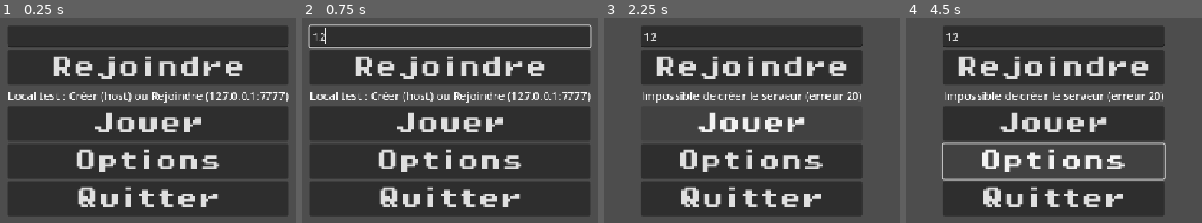
Above: before the commit, frames 1-4 (left to right).
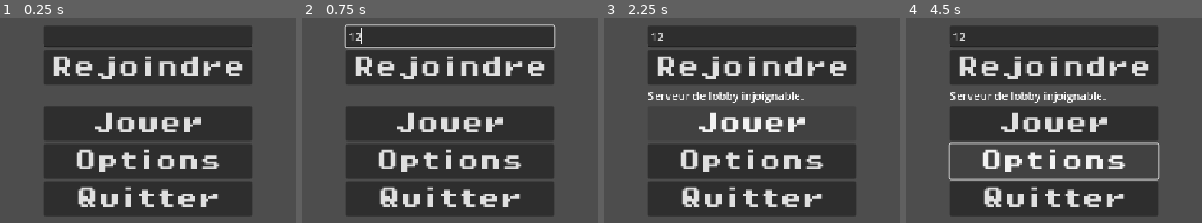
Above: after the commit, the same moments.

Repository: LoicB21337/Jeu-Sae5
Game: Godot game, scene res://Scenes/main_menu.tscn
Same seed, same stepped clock (60 frames per second), same inputs: the game is played once before the commit and once after it.
Inputs (mouse positions are in pixels of both pictures, inside the frame that each line leads up to):
- Up to frame 1 (0.25 s): no input
- Up to frame 2 (0.75 s): click (450, 36) at 0.52 s; type "12" at 0.6 s
- Up to frame 3 (2.25 s): click "Rejoindre" at 1.25 s; click "Jouer" at 2 s
- Up to frame 4 (4.5 s): click "Jouer" at 2.75 s; click "Options" at 3.5 s; hold Right (right) from 4.28 s (still down); hold E (interact) from 4.28 s (still down)

The runs differ from the first frame. In frame 1, 19% of the frame differs, in the area x 2-98%, y 4-97%; in frame 2, 20%, in the area x 2-98%, y 2-97%; in frame 3, 6.9%; in frame 4, 7.3%.

Commit message:
Version plus recent de develop

Diff:
--- a/jeu-sae-5/Scripts/main_menu.gd
+++ b/jeu-sae-5/Scripts/main_menu.gd
@@ -1,53 +1,66 @@
 extends Control
 
-const PORT := 7777
-const MAX_CLIENTS := 2
+const LOBBY_URL := "http://10.97.0.28:3000"  # IP de la VM "jeu" (affichée par deploy.sh)
 
 @onready var play: Button = $HBoxContainer/VBoxContainer/play
 @onready var join: Button = $HBoxContainer/VBoxContainer/join
 @onready var code_input: LineEdit = $HBoxContainer/VBoxContainer/code_input
 @onready var status: Label = $HBoxContainer/VBoxContainer/status
+@onready var http: HTTPRequest = $HTTPRequest
 
 
 func _ready() -> void:
+	# On connecte les signaux une seule fois (et pas à chaque clic)
 	multiplayer.connected_to_server.connect(_on_connected)
 	multiplayer.connection_failed.connect(_on_failed)
-	if not play.pressed.is_connected(_on_play_pressed):
-		play.pressed.connect(_on_play_pressed)
-	if not join.pressed.is_connected(_on_join_pressed):
-		join.pressed.connect(_on_join_pressed)
-	status.text = "Local test : Créer (host) ou Rejoindre (127.0.0.1:%d)" % PORT
+	http.request_completed.connect(_on_room_response)
 
 
 func _on_play_pressed() -> void:
-	_set_busy(true, "Création du serveur local...")
-	var peer := ENetMultiplayerPeer.new()
-	var err := peer.create_server(PORT, MAX_CLIENTS)
-	if err != OK:
-		_fail("Impossible de créer le serveur (erreur %d)" % err)
-		return
-	multiplayer.multiplayer_peer = peer
-	status.text = "Serveur lancé sur le port %d. Chargement du niveau..." % PORT
-	get_tree().change_scene_to_file("res://Scenes/world.tscn")
+	_set_busy(true, "Création de la salle…")
+	http.request(LOBBY_URL + "/rooms", ["Content-Type: application/json"], HTTPClient.METHOD_POST, "{}")
 
 
 func _on_join_pressed() -> void:
-	_set_busy(true, "Connexion au serveur local...")
+	var code := code_input.text.strip_edges().to_upper()
+	if code.is_empty():
+		status.text = "Saisis un code de salle."
+		return
+	_set_busy(true, "Connexion à la salle %s…" % code)
+	http.request(LOBBY_URL + "/rooms/%s/join" % code, ["Content-Type: application/json"], HTTPClient.METHOD_POST, "{}")
+
+
+func _on_room_response(result: int, response_code: int, _headers: PackedStringArray, body: PackedByteArray) -> void:
+	if result != HTTPRequest.RESULT_SUCCESS:
+		_fail("Serveur de lobby injoignable.")
+		return
+	var data = JSON.parse_string(body.get_string_from_utf8())
+	if response_code != 200 or typeof(data) != TYPE_DICTIONARY:
+		var reason := "erreur %d" % response_code
+		if typeof(data) == TYPE_DICTIONARY and data.has("error"):
+			reason = str(data["error"])
+		_fail("Impossible de rejoindre : %s" % reason)
+		return
+	Session.room_code = data["code"]
+	status.text = "Salle %s : connexion au serveur de jeu…" % data["code"]
+	_connect_enet(str(data["host"]), int(data["port"]))
+
+
+func _connect_enet(host: String, port: int) -> void:
 	var peer := ENetMultiplayerPeer.new()
-	var err := peer.create_client("127.0.0.1", PORT)
+	var err := peer.create_client(host, port)
 	if err != OK:
-		_fail("Impossible de se connecter (erreur %d)" % err)
+		_fail("Impossible de créer le client (erreur %d)." % err)
 		return
 	multiplayer.multiplayer_peer = peer
-	status.text = "Connexion en cours..."
 
 
 func _on_connected() -> void:
-	get_tree().change_scene_to_file("res://Scenes/world.tscn")
+	get_tree().change_scene_to_file("res://Scenes/level_one_past.tscn")
 
 
 func _on_failed() -> void:
-	_fail("Connexion échouée. Lance d'abord \"Créer une partie\" sur une autre instance.")
+	_fail("Connexion au serveur de jeu échouée.")
 
 
 func _fail(message: String) -> void:
--- a/jeu-sae-5/project.godot
+++ b/jeu-sae-5/project.godot
@@ -17,7 +17,7 @@
 
 [autoload]
 
-Session="*res://Scripts/session.gd"
+Session="*uid://b0fcb2i72r7yn"
 
 [display]
 
@@ -33,26 +33,31 @@
 right={
 "deadzone": 0.2,
 "events": [Object(InputEventKey,"resource_local_to_scene":false,"resource_name":"","device":-1,"window_id":0,"alt_press …(195 unchanged characters)…
+, Object(InputEventJoypadMotion,"resource_local_to_scene":false,"resource_name":"","device":-1,"axis":0,"axis_value":1.0,"script":null)
 ]
 }
 left={
 "deadzone": 0.2,
 "events": [Object(InputEventKey,"resource_local_to_scene":false,"resource_name":"","device":-1,"window_id":0,"alt_press …(195 unchanged characters)…
+, Object(InputEventJoypadMotion,"resource_local_to_scene":false,"resource_name":"","device":-1,"axis":0,"axis_value":-1.0,"script":null)
 ]
 }
 jump={
 "deadzone": 0.2,
 "events": [Object(InputEventKey,"resource_local_to_scene":false,"resource_name":"","device":-1,"window_id":0,"alt_press …(191 unchanged characters)…
+, Object(InputEventJoypadButton,"resource_local_to_scene":false,"resource_name":"","device":-1,"button_index":0,"pressure":0.0,"pressed":true,"script":null)
 ]
 }
 interact={
 "deadzone": 0.2,
 "events": [Object(InputEventKey,"resource_local_to_scene":false,"resource_name":"","device":-1,"window_id":0,"alt_press …(192 unchanged characters)…
+, Object(InputEventJoypadButton,"resource_local_to_scene":false,"resource_name":"","device":-1,"button_index":1,"pressure":0.0,"pressed":true,"script":null)
 ]
 }
 pause={
 "deadzone": 0.2,
 "events": [Object(InputEventKey,"resource_local_to_scene":false,"resource_name":"","device":-1,"window_id":0,"alt_press …(195 unchanged characters)…
+, Object(InputEventJoypadButton,"resource_local_to_scene":false,"resource_name":"","device":-1,"button_index":6,"pressure":0.0,"pressed":true,"script":null)
 ]
 }
 
Not shown, removed: jeu-sae-5/addons/finite_state_machine/script_templates/.gdignore
